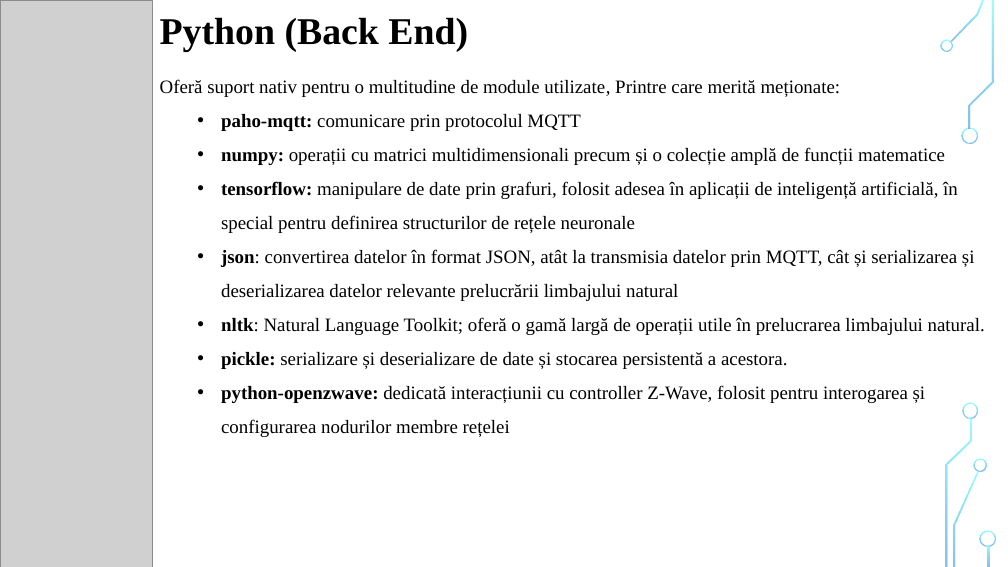
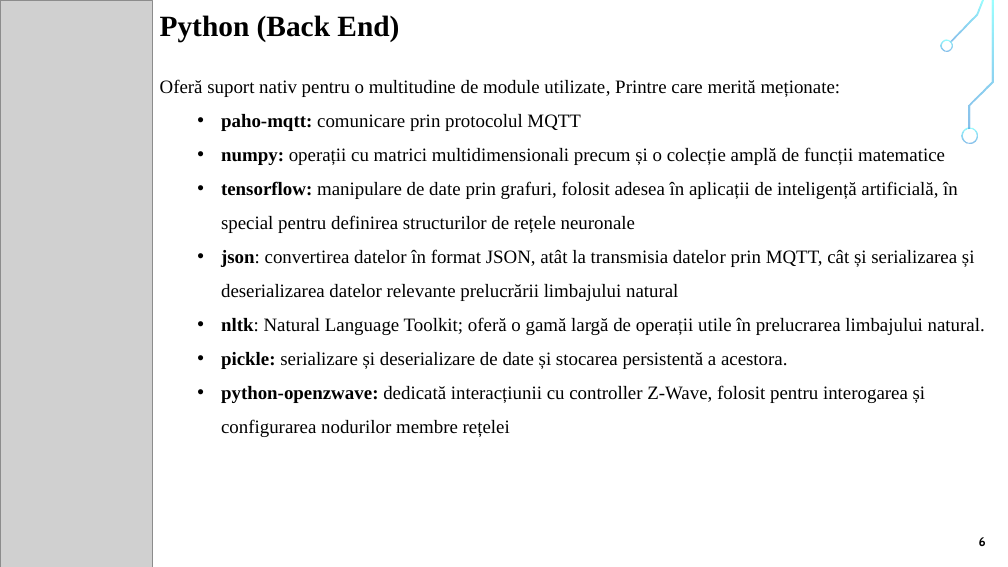
Before and after one commit to liviubrinza/alice, a slide deck: slide 7 of documentation/Prezentare.pptx. Drawn at 1008x567 pixels with LibreOffice and Linux fonts; fonts in the diff are those of the drawing; grey boxes stand for pictures; background and template pictures are left out. Boxes give left, top, right and bottom in pixels: in the first picture for what was removed or moved away, otherwise in the second. Text is boxed around its words. In the diff, an @@ line names an element or a change of style, - is before the commit and + after.

```diff
--- a/documentation/Prezentare.pptx
+++ b/documentation/Prezentare.pptx
@@ text "Python (Back End)" at (160,15,399,42): size 36 to 28 pt @@
@@ rectangle added at (944,388,997,567), fill #FFFFFF @@
@@ freeform shape removed at (963,402,979,418) @@
@@ freeform shape removed at (974,459,987,472) @@
@@ text added at (979,537,986,546), 12 pt, text #000000, bold @@
+6
@@ freeform shape removed at (980,531,996,547) @@
```
Also in this commit, not shown: 13 other slides changed, 1 slide removed.
